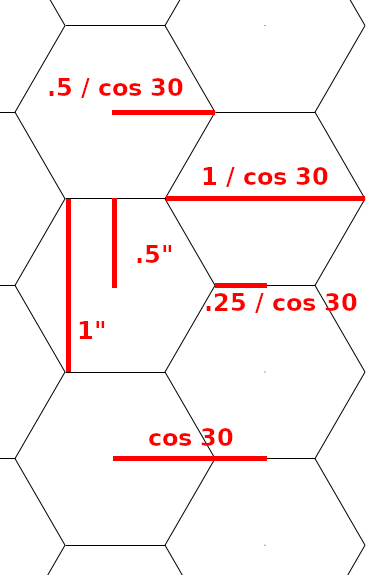
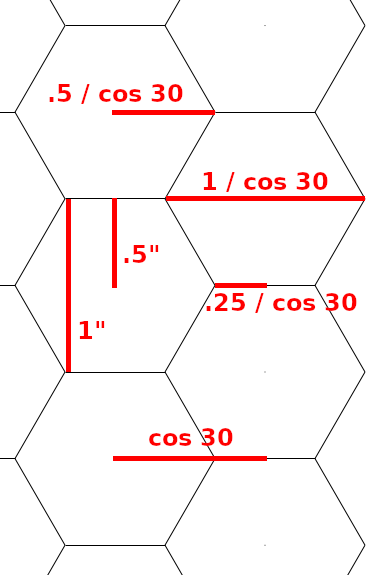
Layer changes from the first (378, 575) image to the second:
painted on "hexagonal (1).pdf" over (x1=49, y1=78, x2=328, y2=263)
